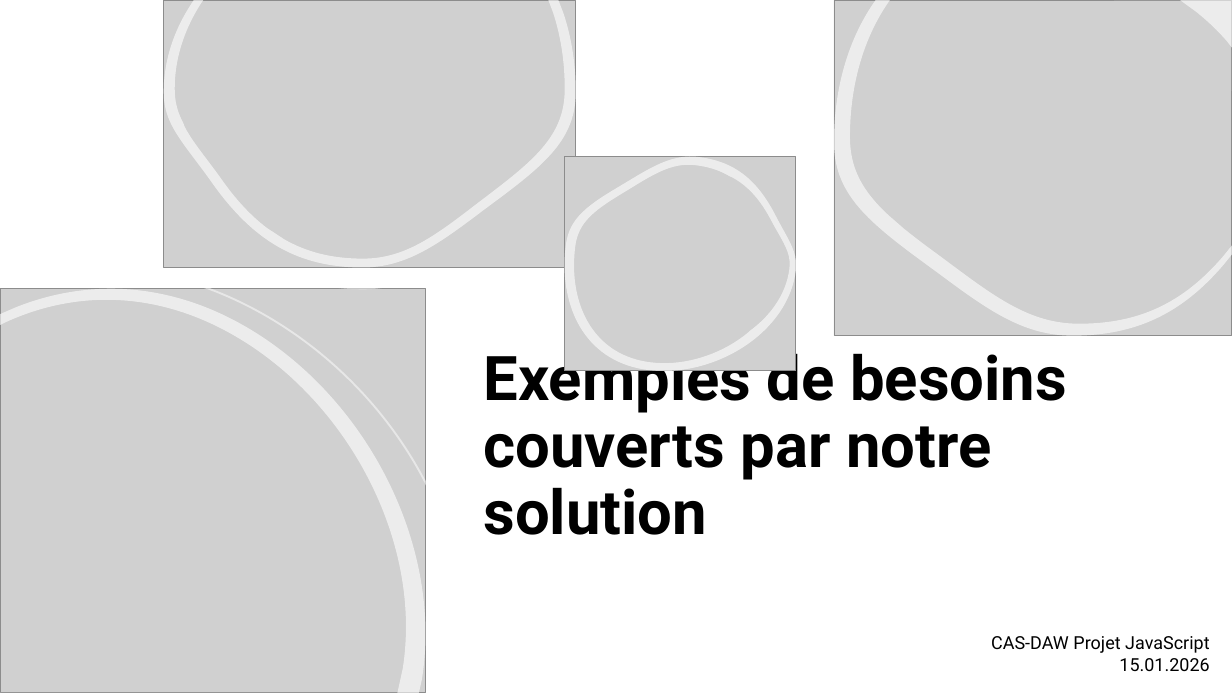
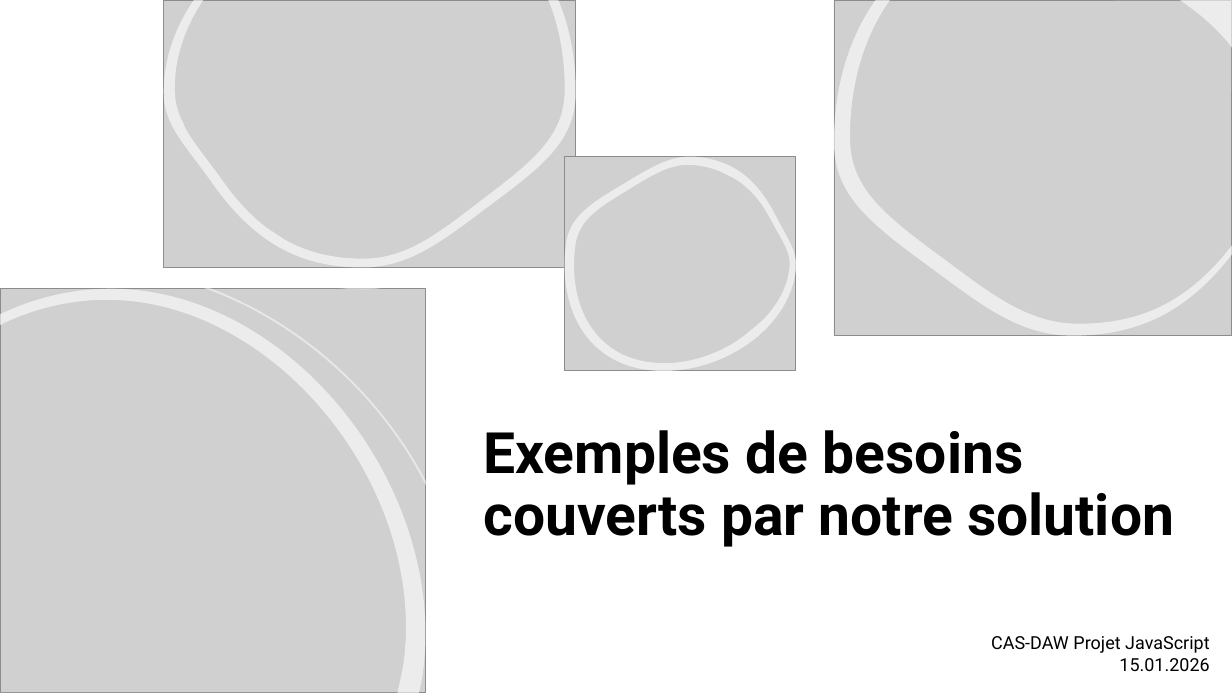
Before and after one commit to mwdolci/smartphone_datas, a slide deck: slide 3 of documents/Presentation_JS.pptx. Drawn at 1232x693 pixels with LibreOffice and Linux fonts; fonts in the diff are those of the drawing; grey boxes stand for pictures. Boxes give left, top, right and bottom in pixels: in the first picture for what was removed or moved away, otherwise in the second. Text is boxed around its words. In the diff, an @@ line names an element or a change of style, - is before the commit and + after.

```diff
--- a/documents/Presentation_JS.pptx
+++ b/documents/Presentation_JS.pptx
@@ text "Exemples de besoins couverts par ..." at (484,430,1174,547): size 48 to 44.4 pt @@
```
